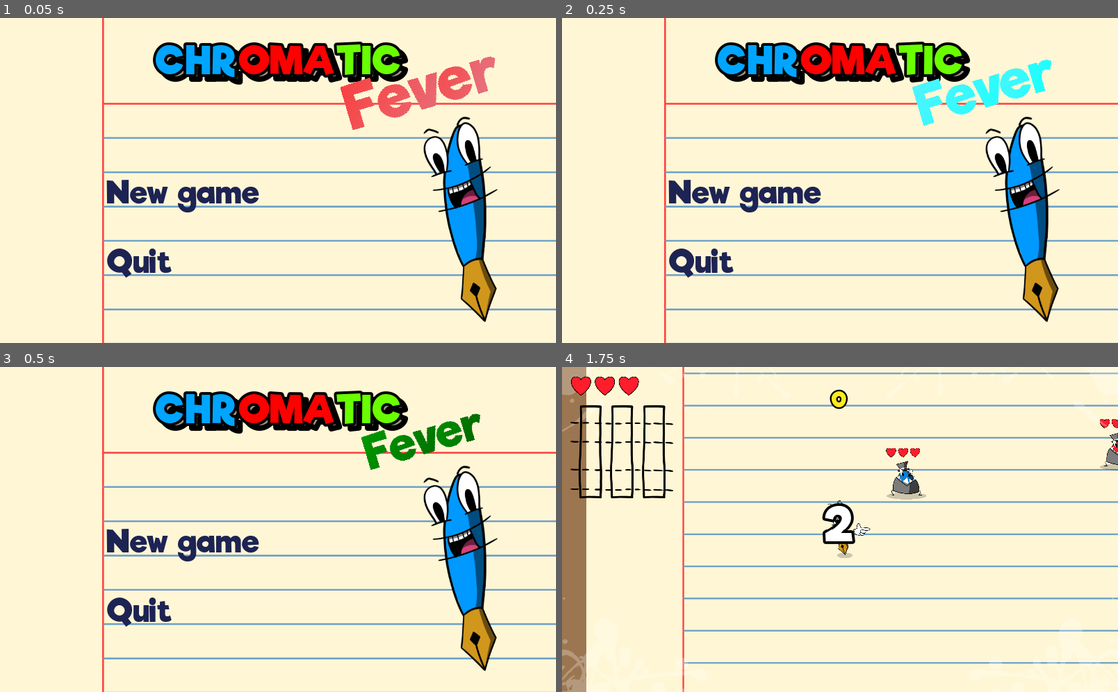
Above: before the commit, frames 1-4 (two rows, left to right).
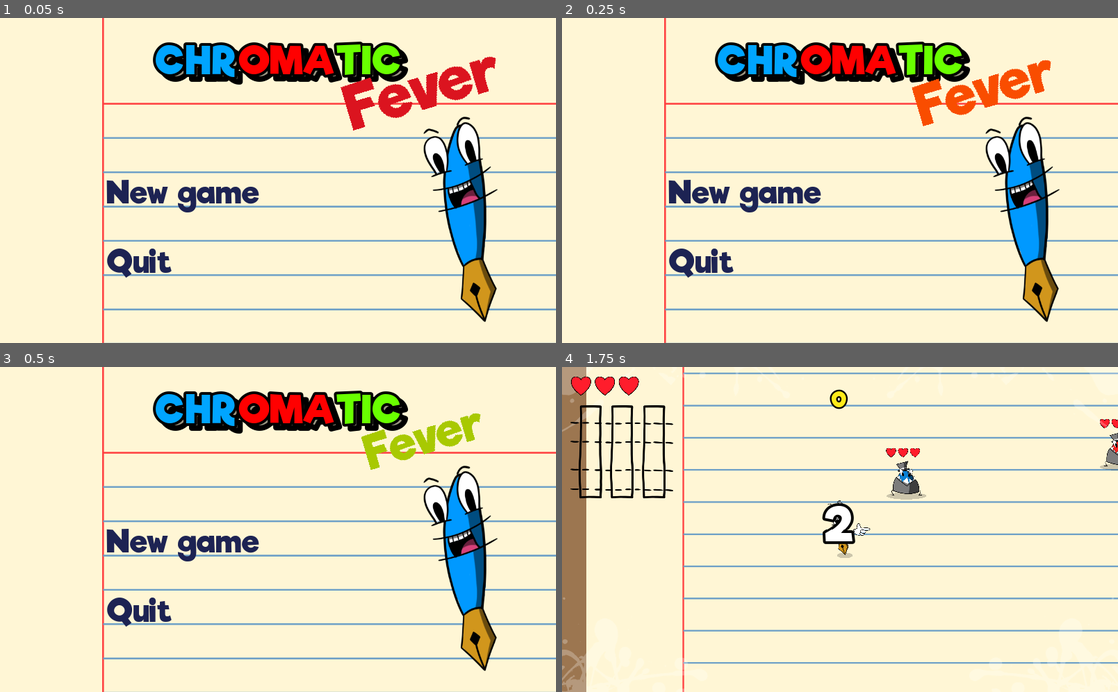
Above: after the commit, the same moments.

Repository: kevinlights/chromatic-fever
Game: Godot game, scene res://Menu/Menu.tscn
The game is run twice, just before and just after one commit, with the same random seed, the same clock (stepped at 60 frames per second) and the same inputs.
Inputs (mouse positions are in pixels of both pictures, inside the frame that each line leads up to):
- Up to frame 1 (0.05 s): no input
- Up to frame 2 (0.25 s): no input
- Up to frame 3 (0.5 s): no input
- Up to frame 4 (1.75 s): click "New game" at 0.5 s; tap Enter at 1.25 s; move the mouse to (962, 513) at 1.27 s; hold Right (ui_right) from 1.28 s (still down); hold Right mouse button (clic_droit) from 1.28 s (still down)

The runs differ from the first frame. In frame 1, 2.1% of the frame differs, in the area x 61-90%, y 11-35%; in frame 2, 1.8%; in frame 3, 1.3%; in frame 4, nothing differs.
Error in both runs: Trying to assign value of type 'Node2D' to a variable of type 'KinematicBody2D'. (res://Player/Camera2D.gd:3)

Commit message:
moin d'epilepsie

Diff:
--- a/HUD/HUD.tscn
+++ b/HUD/HUD.tscn
@@ -15,7 +15,7 @@
 [ext_resource path="res://HUD/font/score_font.tres" type="DynamicFont" id=13]
 [ext_resource path="res://HUD/Score.gd" type="Script" id=14]
 [ext_resource path="res://HUD/combo_wave2.shader" type="Shader" id=15]
-[ext_resource path="res://Assets/picking-colors_thumbnail.png" type="Texture" id=16]
+[ext_resource path="res://Assets/rainbow_texture.jpg" type="Texture" id=16]
 [ext_resource path="res://Sounds/music_sources/colorless_world.wav" type="AudioStream" id=17]
 [ext_resource path="res://Sounds/music_sources/tainted_world.wav" type="AudioStream" id=18]
 [ext_resource path="res://Sounds/music_sources/pigmented_world.wav" type="AudioStream" id=19]
--- a/HUD/RainbowMessage.tscn
+++ b/HUD/RainbowMessage.tscn
@@ -1,7 +1,7 @@
 [gd_scene load_steps=12 format=2]
 
 [ext_resource path="res://HUD/combo_wave2.shader" type="Shader" id=1]
-[ext_resource path="res://Assets/picking-colors_thumbnail.png" type="Texture" id=2]
+[ext_resource path="res://Assets/rainbow_texture.jpg" type="Texture" id=2]
 [ext_resource path="res://HUD/font/riffic.otf" type="DynamicFontData" id=3]
 [ext_resource path="res://HUD/RainbowMessage.gd" type="Script" id=4]
 [ext_resource path="res://Sounds/tainted.wav" type="AudioStream" id=5]
--- a/HUD/combo_wave2.shader
+++ b/HUD/combo_wave2.shader
@@ -1,6 +1,6 @@
 shader_type canvas_item;
 
-uniform float rainbow_speed = 5.0;
+uniform float rainbow_speed = 2;
 
 uniform sampler2D r_tex;
 
--- a/Menu/Menu.tscn
+++ b/Menu/Menu.tscn
@@ -7,10 +7,11 @@
 [ext_resource path="res://Assets/tuto_keys.png" type="Texture" id=5]
 [ext_resource path="res://Assets/tuto_mouse.png" type="Texture" id=6]
 [ext_resource path="res://HUD/font/riffic.otf" type="DynamicFontData" id=7]
-[ext_resource path="res://HUD/combo_wave.shader" type="Shader" id=8]
-[ext_resource path="res://Assets/heros_couleur.png" type="Texture" id=9]
-[ext_resource path="res://Assets/heros_corps.png" type="Texture" id=10]
-[ext_resource path="res://Assets/heros_face.png" type="Texture" id=11]
+[ext_resource path="res://HUD/combo_wave2.shader" type="Shader" id=8]
+[ext_resource path="res://Assets/rainbow_texture.jpg" type="Texture" id=9]
+[ext_resource path="res://Assets/heros_couleur.png" type="Texture" id=10]
+[ext_resource path="res://Assets/heros_corps.png" type="Texture" id=11]
+[ext_resource path="res://Assets/heros_face.png" type="Texture" id=12]
 
 [sub_resource type="StyleBoxEmpty" id=1]
 
@@ -40,10 +41,8 @@
 
 [sub_resource type="ShaderMaterial" id=12]
 shader = ExtResource( 8 )
-shader_param/wave_scale = Vector2( 0.001, 0.001 )
-shader_param/wave_speed = 10.0
-shader_param/rainbow_scale = Vector3( 1, 1, 1 )
-shader_param/rainbow_speed = 5.0
+shader_param/rainbow_speed = 1.0
+shader_param/r_tex = ExtResource( 9 )
 
 [sub_resource type="DynamicFont" id=13]
 size = 120
@@ -155,7 +154,6 @@
 texture = ExtResource( 6 )
 
 [node name="HBoxContainer" type="HBoxContainer" parent="."]
-editor/display_folded = true
 margin_left = 287.0
 margin_top = 47.0
 margin_right = 741.0
Binary file removed: Assets/2859812685_6afd9e9ac8.jpg
Binary file removed: Assets/picking-colors_thumbnail.png
Not shown, removed: Assets/picking-colors_thumbnail.png.import
Binary file added: Assets/rainbow_texture.jpg
Not shown, changed: Assets/rainbow_texture.jpg.import
Not shown: 2 places in Menu/Menu.tscn that only renumber resources
